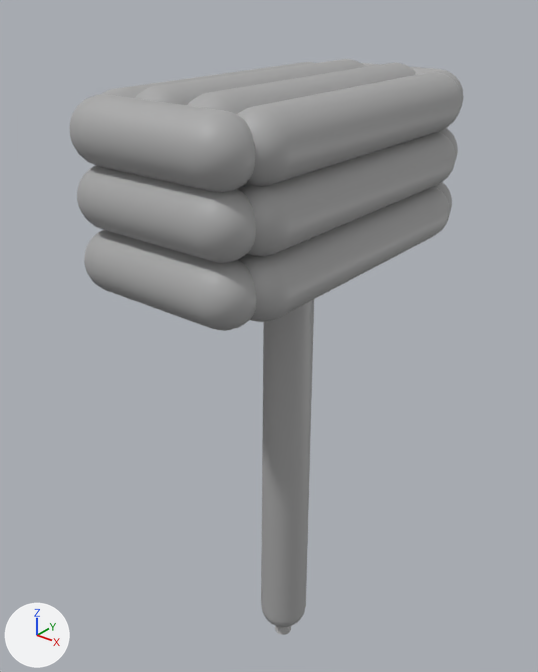
Two versions of the FBX model Art/assets/balloon_hammer01.fbx, one commit apart.
The view is the same before and after, from a 50 mm camera at (0.522, -0.688, 1.031) aimed at (-0.035, 0.008, 0.599). The axes (+X, +Y, +Z) are drawn at lower left. The lights are the same throughout. Where no turn or scale is listed for an object, it has been applied to the vertices.

Script lines for the objects in view, before the commit:
```python
me_mesh = bpy.data.meshes.new('Mesh')
me_mesh.from_pydata(...)  # 6336 vertices, 6660 faces; spans x -0.127..0.127, y -0.235..0.235, z -0.418..0.418
me_mesh.materials.append(mat_standardsurface1)  # grey #aaaaaa
ob_balloon_hammer01 = bpy.data.objects.new('balloon_hammer01', me_mesh)
ob_balloon_hammer01.location = (0.003, -0.004, 0.517)
```
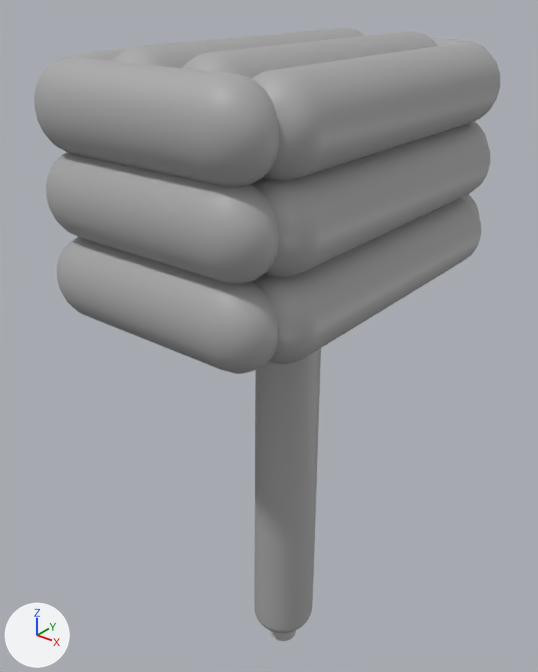
Commit message: More chonk for the balloons

Boxes (x1, y1, x2, y2) around the edits, measured in the pictures (538 x 672 px; the box of a moved part takes in the faces that stretch with it):
'balloon_hammer01', reshaped, moved (19% wider, 6% taller)
    before: (70, 59, 463, 635)
    after: (34, 28, 500, 641)
part 1 of me_mesh, moved or reshaped
    before: (77, 165, 256, 263)
    after: (57, 237, 278, 374)
part 2 of me_mesh, moved or reshaped
    before: (238, 132, 456, 256)
    after: (251, 124, 490, 277)
part 3 of me_mesh, moved or reshaped
    before: (236, 72, 462, 186)
    after: (252, 42, 500, 181)
part 4 of me_mesh, moved or reshaped
    before: (102, 62, 313, 98)
    after: (72, 48, 129, 61)
part 5 of me_mesh, moved or reshaped
    before: (70, 94, 255, 192)
    after: (46, 152, 279, 284)
part 6 of me_mesh, moved or reshaped
    before: (361, 63, 463, 107)
    after: (34, 57, 279, 187)
part 7 of me_mesh, moved or reshaped
    before: (438, 128, 458, 158)
    after: (365, 35, 487, 50)
part 8 of me_mesh, added
    after: (469, 121, 488, 143)
part 9 of me_mesh, added
    after: (461, 194, 480, 219)
part 10 of me_mesh, moved or reshaped
    before: (187, 62, 417, 114)
    after: (183, 31, 437, 79)
part 11 of me_mesh, moved or reshaped
    before: (135, 59, 365, 105)
    after: (113, 28, 365, 68)
part 12 of me_mesh, moved or reshaped
    before: (275, 626, 291, 635)
    after: (271, 630, 296, 641)
part 13 of me_mesh, built on
    before: (84, 182, 452, 627)
    after: (251, 198, 481, 633)

Diff of the bpy script that builds the scene:
```diff
--- a/Art/assets/balloon_hammer01.fbx.py
+++ b/Art/assets/balloon_hammer01.fbx.py
@@ me_mesh @@
 # used by ob_balloon_hammer01; location = (0.003, -0.004, 0.517)
-me_mesh.from_pydata(...)  # 6336 vertices, 6660 faces; spans x -0.127..0.127, y -0.235..0.235, z -0.418..0.418
+me_mesh.from_pydata(...)  # 12856 vertices, 13160 faces; spans x -0.168..0.168, y -0.25..0.25, z -0.439..0.439
+# me_mesh part 1: the loose piece of 362 vertices spanning x -0.109..0.111, y -0.235..-0.165, z 0.275..0.345 is scaled about its middle by (1.32, 1.06, 1.32), then moved by (0.0, -0.013, -0.104)
+# me_mesh part 2: the loose piece of 362 vertices spanning x 0.057..0.127, y -0.197..0.197, z 0.274..0.344 is scaled about its middle by (1.32, 1.06, 1.32), then moved by (0.03, 0.0, -0.014)
+# me_mesh part 3: the loose piece of 362 vertices spanning x 0.057..0.127, y -0.197..0.197, z 0.341..0.411 is scaled about its middle by (1.32, 1.06, 1.32), then moved by (0.03, 0.0, 0.007)
+# me_mesh part 4: the loose piece of 362 vertices spanning x -0.127..-0.057, y -0.197..0.197, z 0.341..0.411 is scaled about its middle by (1.32, 1.06, 1.32), then moved by (-0.03, 0.0, 0.007)
+# me_mesh part 5: the loose piece of 362 vertices spanning x -0.109..0.111, y -0.235..-0.165, z 0.341..0.41 is scaled about its middle by (1.32, 1.06, 1.32), then moved by (0.0, -0.013, -0.08)
+# me_mesh part 6: the loose piece of 362 vertices spanning x -0.109..0.111, y 0.165..0.235, z 0.341..0.41 is scaled about its middle by (1.32, 1.06, 1.32), then moved by (0.0, -0.412, 0.007)
+# me_mesh part 7: the loose piece of 362 vertices spanning x -0.109..0.111, y 0.165..0.235, z 0.275..0.345 is scaled about its middle by (1.32, 1.06, 1.32), then moved by (0.0, 0.013, 0.073)
+# me_mesh part 8: the loose piece of 362 vertices spanning x -0.109..0.111, y 0.165..0.235, z 0.275..0.345 is copied, and the copy is scaled about its middle by (1.32, 1.06, 1.32), then moved by (0.0, 0.013, -0.014); it spans x -0.144..0.147, y 0.176..0.25, z 0.25..0.342
+# me_mesh part 9: the loose piece of 362 vertices spanning x -0.109..0.111, y 0.165..0.235, z 0.207..0.277 is copied, and the copy is scaled about its middle by (1.32, 1.06, 1.32), then moved by (0.0, 0.013, -0.036); it spans x -0.144..0.147, y 0.176..0.25, z 0.16..0.252
+# me_mesh part 10: the loose piece of 362 vertices spanning x 0.003..0.073, y -0.197..0.197, z 0.348..0.418 is scaled about its middle by (1.32, 1.06, 1.32), then moved by (0.012, 0.0, 0.01)
+# me_mesh part 11: the loose piece of 362 vertices spanning x -0.067..0.003, y -0.197..0.197, z 0.348..0.418 is scaled about its middle by (1.32, 1.06, 1.32), then moved by (-0.01, 0.0, 0.01)
+# me_mesh part 12: the loose piece of 142 vertices spanning x -0.015..0.01, y -0.009..0.017, z -0.418..-0.398 is scaled about its middle by 1.59, then moved by (0.0, 0.0, -0.015)
+# me_mesh part 13: 1827 vertices removed from x -0.109..0.127, y -0.235..0.235, z -0.4..0.277; 7241 vertices added at x -0.047..0.168, y -0.21..0.209, z -0.418..0.258
 me_mesh.materials.append(mat_standardsurface1)
@@ ob_balloon_hammer01 @@
 ob_balloon_hammer01 = bpy.data.objects.new('balloon_hammer01', me_mesh)
-ob_balloon_hammer01.location = (0.003, -0.004, 0.517)
+ob_balloon_hammer01.location = (0.003, -0.004, 0.532)
```
